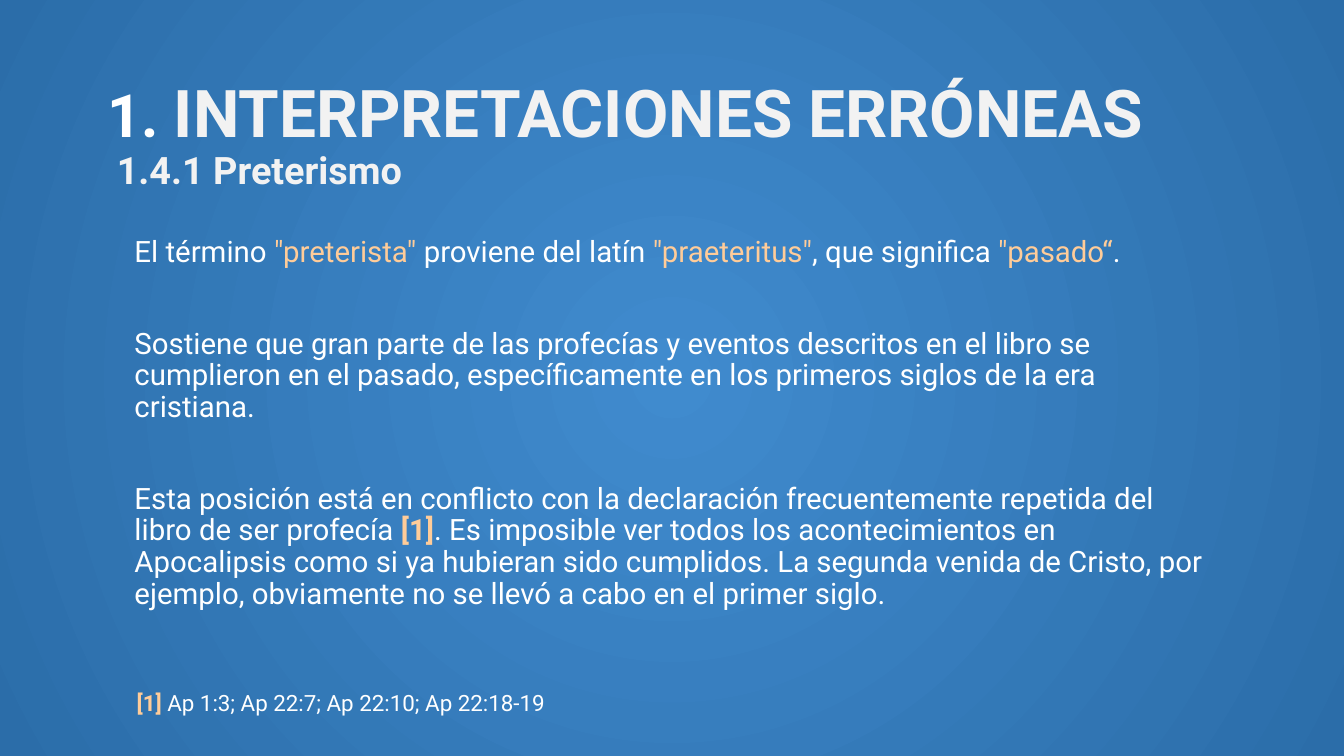
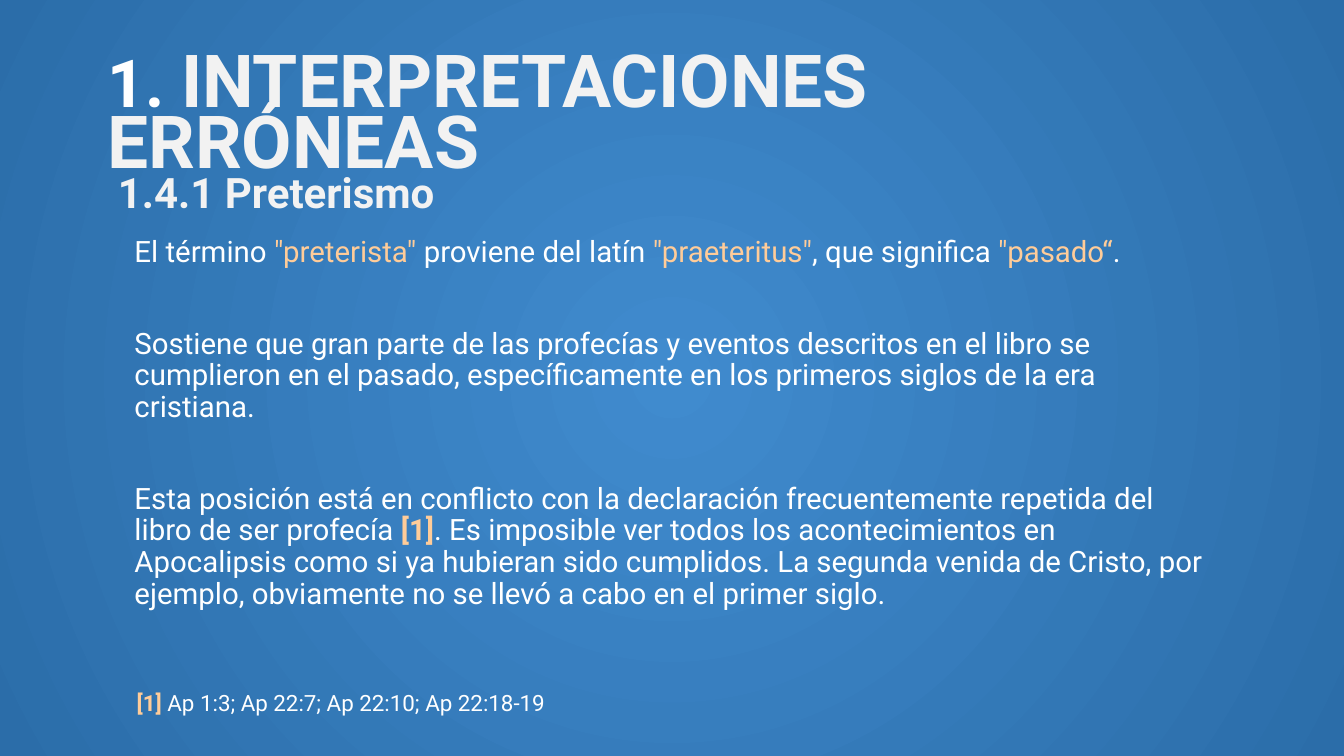
Before and after one commit to CreyTuning/documents, a slide deck: slide 9 of slideshow/Apocalipsis/1. Introduccion.pptm. Drawn at 1344x756 pixels with LibreOffice and Linux fonts; fonts in the diff are those of the drawing. Boxes give left, top, right and bottom in pixels: in the first picture for what was removed or moved away, otherwise in the second. Text is boxed around its words. In the diff, an @@ line names an element or a change of style, - is before the commit and + after.

```diff
--- a/slideshow/Apocalipsis/1. Introduccion.pptm
+++ b/slideshow/Apocalipsis/1. Introduccion.pptm
@@ title "1. INTERPRETACIONES ERRÓNEAS 1.4.1 Preterismo" at <box>107,54,868,209</box>: size 42.6 to 47.4 pt in "1."; size 47 to 52.2 pt in "INTERPRETACIONES ERRÓNEAS"; size 27 to 30 pt in "1.4.1 Preterismo"; line spacing 0.9 to 0.7 @@
```
Also in this commit, not shown: 3 other slides changed, 2 other files.
